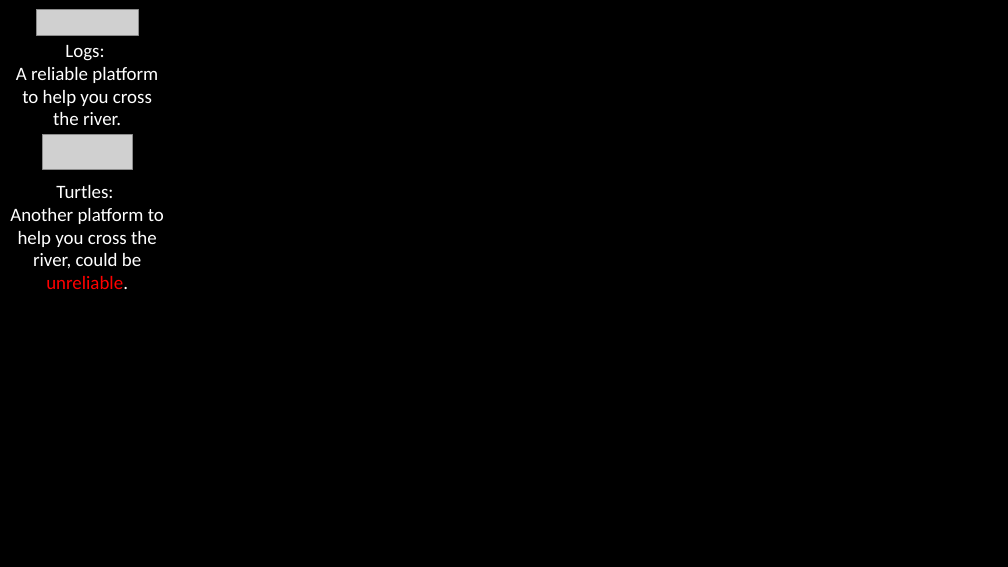
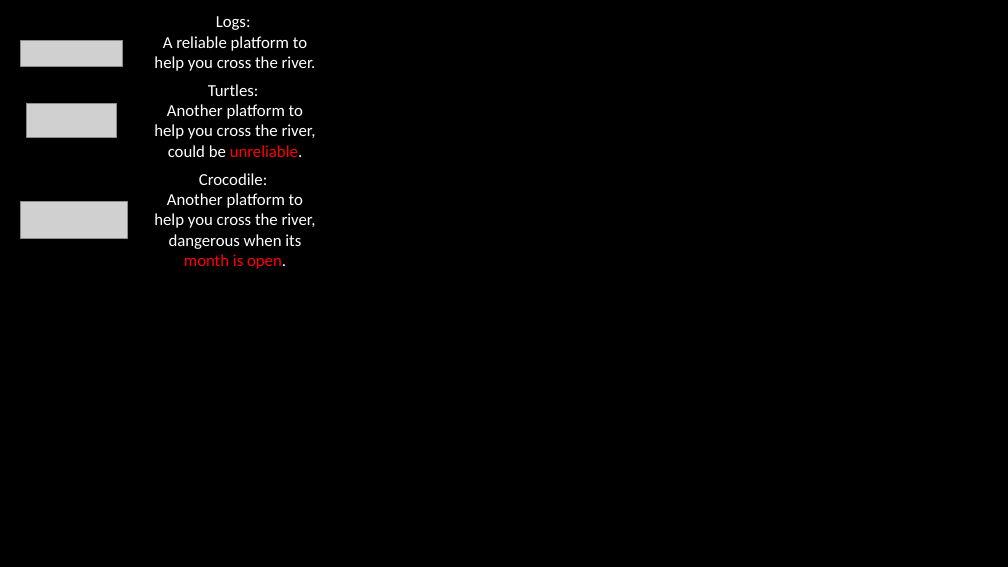
Before and after one commit to KobeNorris/Frogger-COMP2013-UNUK-, a slide deck: slide 3 of out/production/Frogger/img/helpPageCom/helps.pptx. Drawn at 1008x567 pixels with LibreOffice and Linux fonts; fonts in the diff are those of the drawing; grey boxes stand for pictures. Boxes give left, top, right and bottom in pixels: in the first picture for what was removed or moved away, otherwise in the second. Text is boxed around its words. In the diff, an @@ line names an element or a change of style, - is before the commit and + after.

```diff
--- a/out/production/Frogger/img/helpPageCom/helps.pptx
+++ b/out/production/Frogger/img/helpPageCom/helps.pptx
@@ text "Logs:" moved from (x1=16, y1=45, x2=158, y2=125) to (x1=154, y1=16, x2=316, y2=71) @@
@@ text "Logs:" at (x1=154, y1=16, x2=316, y2=71): size 18 to 16 pt @@
@@ picture moved from (x1=36, y1=10, x2=138, y2=36) to (x1=20, y1=41, x2=123, y2=67) @@
@@ text "Turtles:" at (x1=154, y1=84, x2=316, y2=157): size 18 to 16 pt @@
@@ text "Turtles:" moved from (x1=10, y1=185, x2=164, y2=289) to (x1=154, y1=84, x2=316, y2=157) @@
@@ picture moved from (x1=42, y1=135, x2=132, y2=169) to (x1=26, y1=104, x2=116, y2=138) @@
@@ text added at (x1=154, y1=173, x2=316, y2=269), 16 pt, text #FFFFFF @@
+Crocodile:
+Another platform to help you cross the river, dangerous when its month is open.
@@ picture added at (x1=20, y1=201, x2=128, y2=238) @@
```
Also in this commit, not shown: 3 other slides changed, 30 other files.
